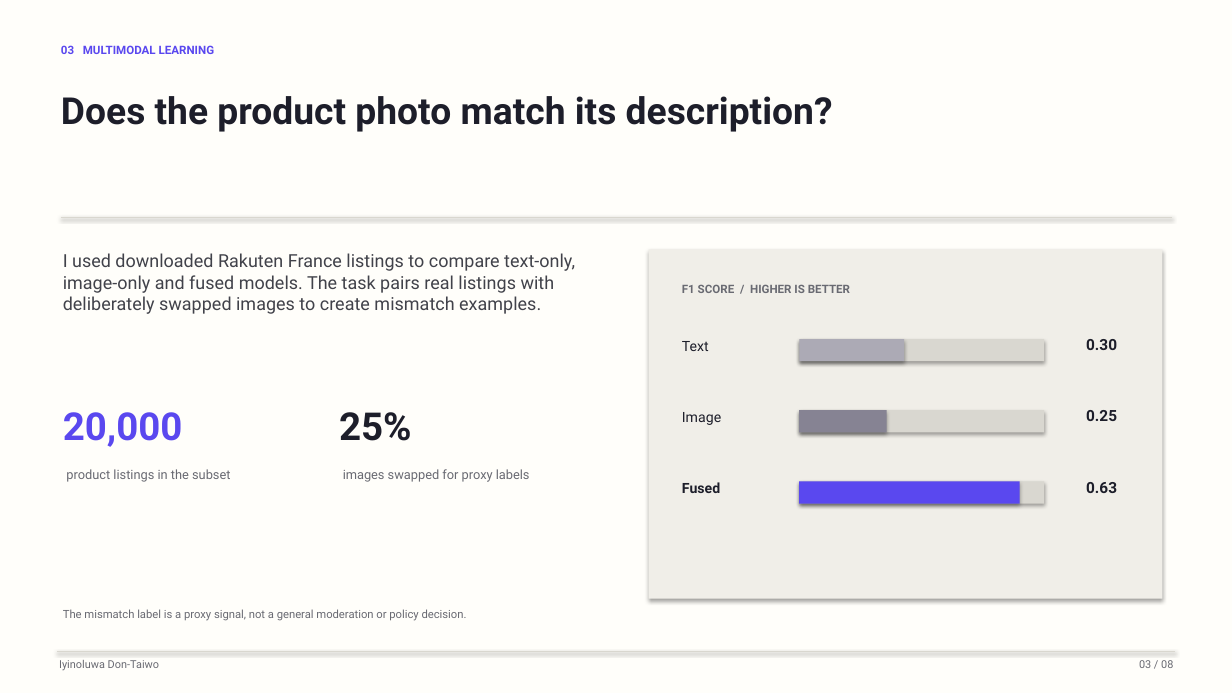
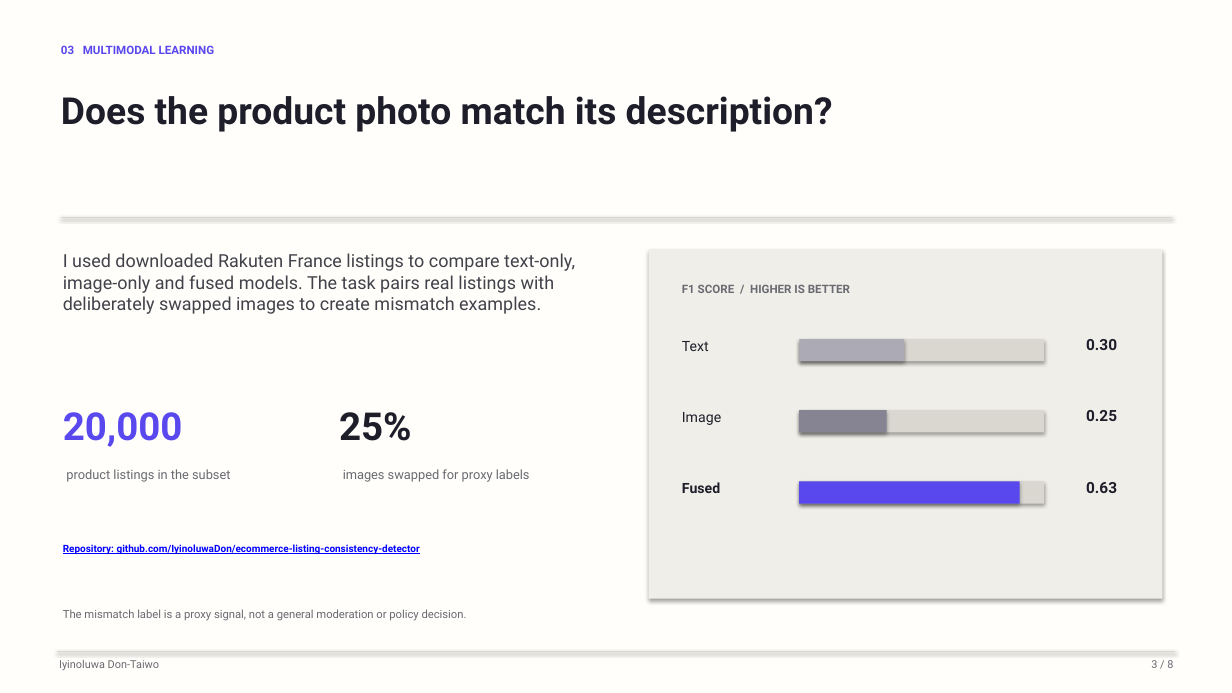
Before and after one commit to IyinoluwaDon/Portfolio, a slide deck: slide 3 of public/decks/iyinoluwa-don-taiwo-projects.pptx. Drawn at 1232x693 pixels with LibreOffice and Linux fonts; fonts in the diff are those of the drawing. Boxes give left, top, right and bottom in pixels: in the first picture for what was removed or moved away, otherwise in the second. Text is boxed around its words. In the diff, an @@ line names an element or a change of style, - is before the commit and + after.

```diff
--- a/public/decks/iyinoluwa-don-taiwo-projects.pptx
+++ b/public/decks/iyinoluwa-don-taiwo-projects.pptx
@@ text added at [63,544,420,554], 7.8 pt, text #0000FF, bold, underline @@
+Repository: github.com/IyinoluwaDon/ecommerce-listing-consistency-detector
@@ text at [1151,660,1173,668]: text changed @@
-03 / 08
+3 / 8
```
Also in this commit, not shown: 7 other slides changed, 5 other files.
